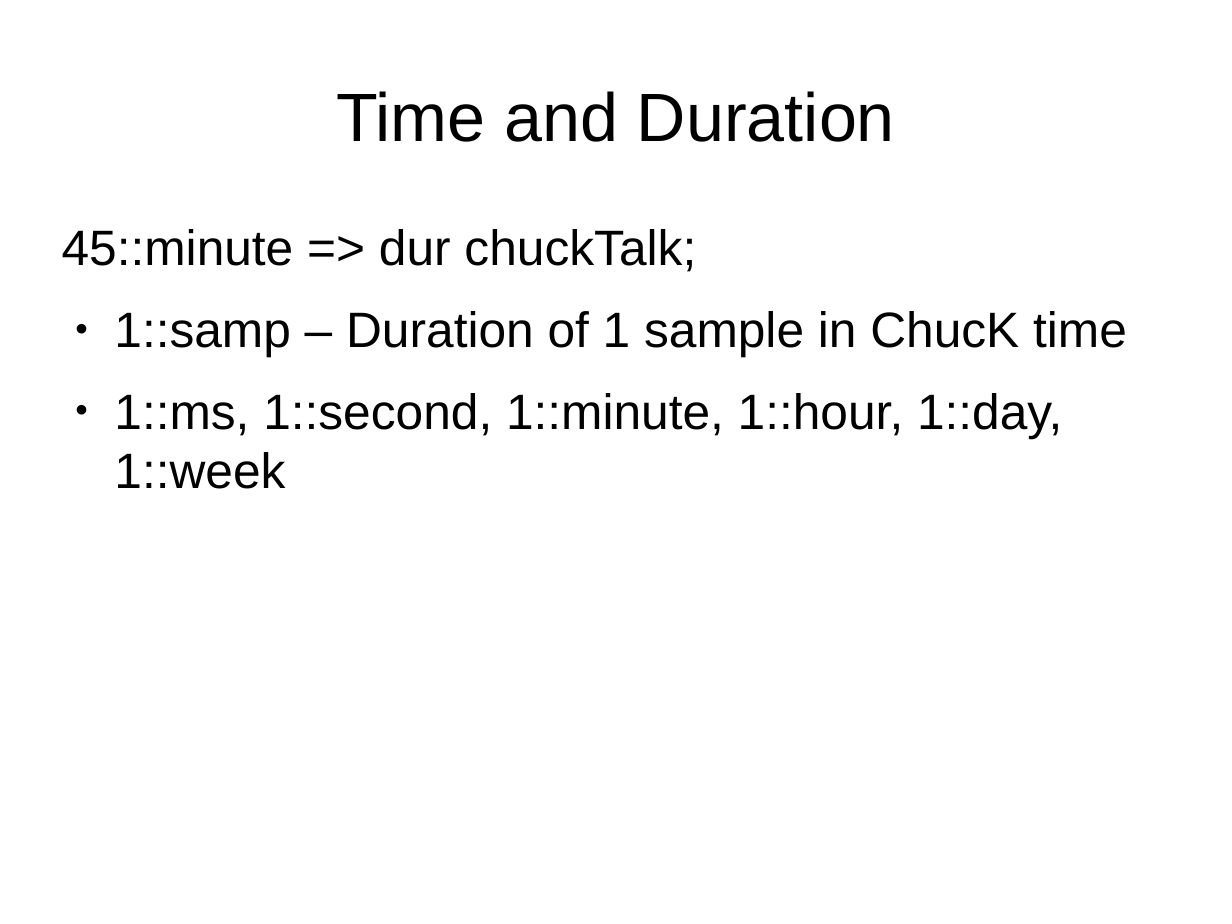
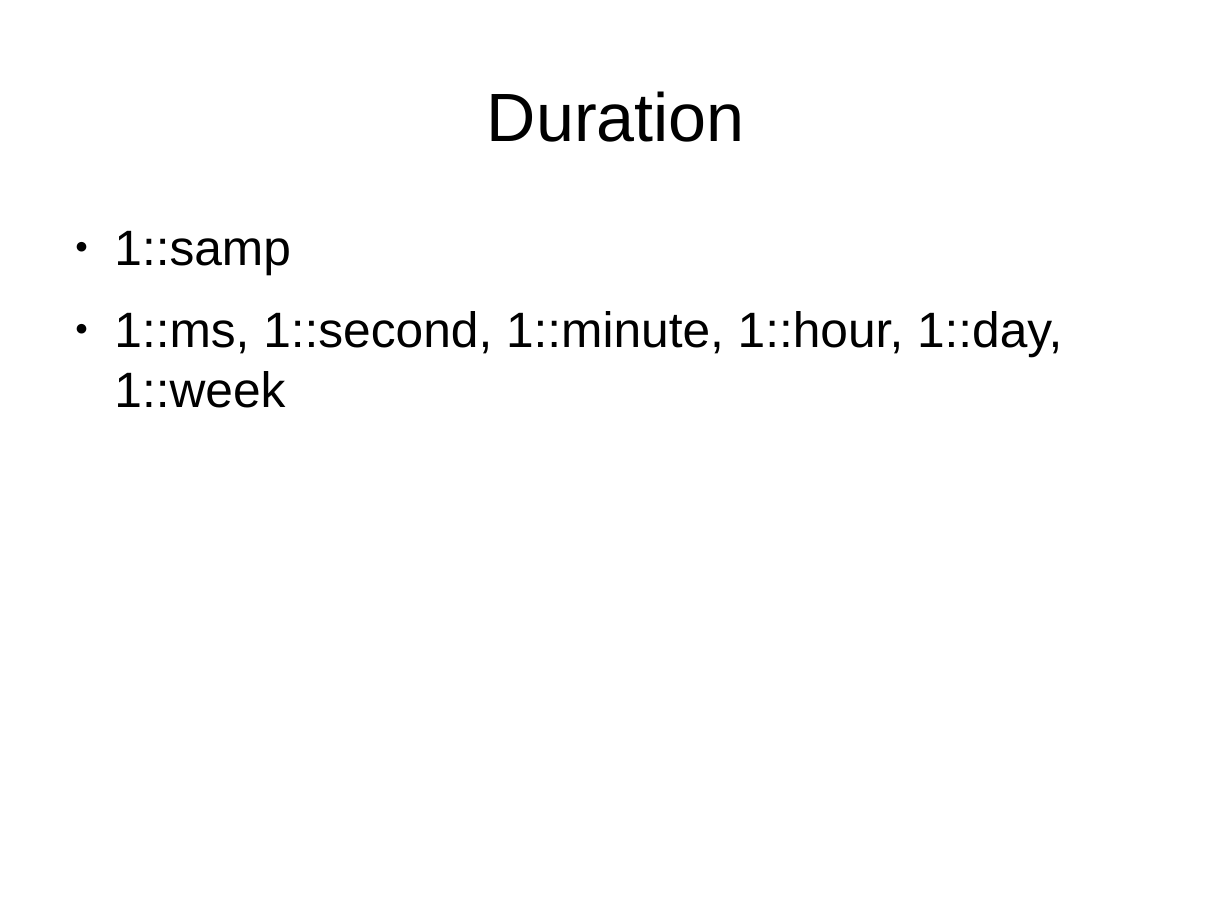
Before and after one commit to briansorahan/txlf-2013-chuck-talk, a slide deck: slide 22 of ChuckTalk.odp (slide 23 before the commit). Drawn at 1232x924 pixels with LibreOffice and Linux fonts; fonts in the diff are those of the drawing. Boxes give left, top, right and bottom in pixels: in the first picture for what was removed or moved away, otherwise in the second. Text is boxed around its words. In the diff, an @@ line names an element or a change of style, - is before the commit and + after.

Commit message:
added some time examples

```diff
--- a/ChuckTalk.odp
+++ b/ChuckTalk.odp
@@ title at bbox=[487, 91, 745, 142]: text changed @@
-Time and Duration
+Duration
@@ text at bbox=[114, 230, 291, 275]: text changed @@
-45::minute => dur chuckTalk;
-● 1::samp – Duration of 1 sample in ChucK time
+● 1::samp
```
Also in this commit, not shown: 4 other slides changed, 3 slides removed, 3 other files.
